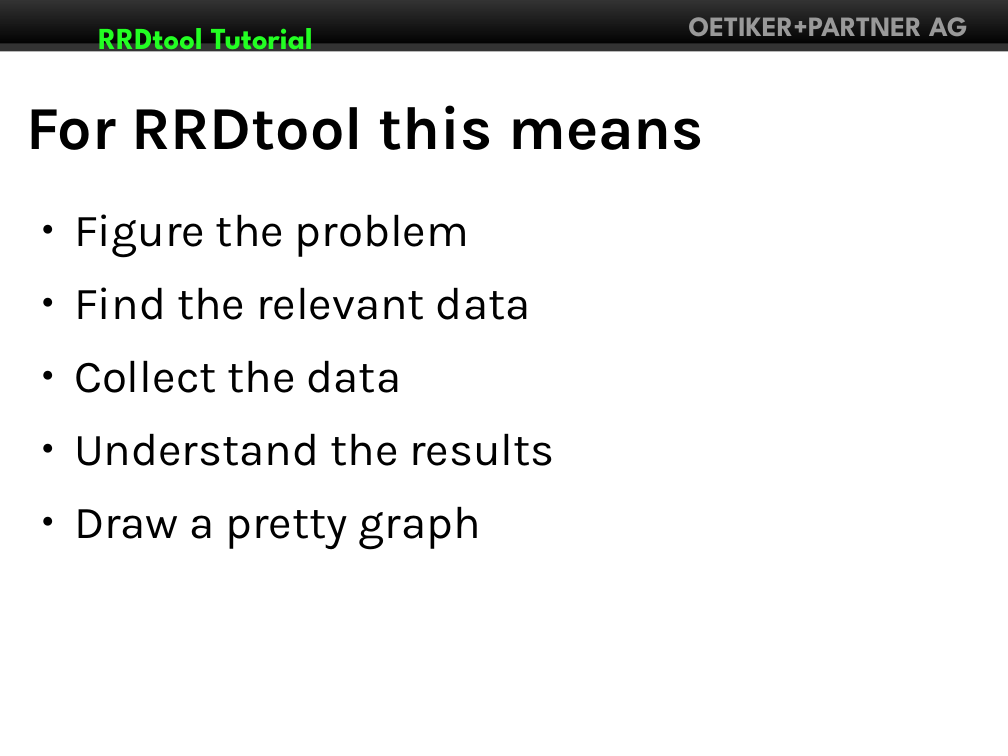
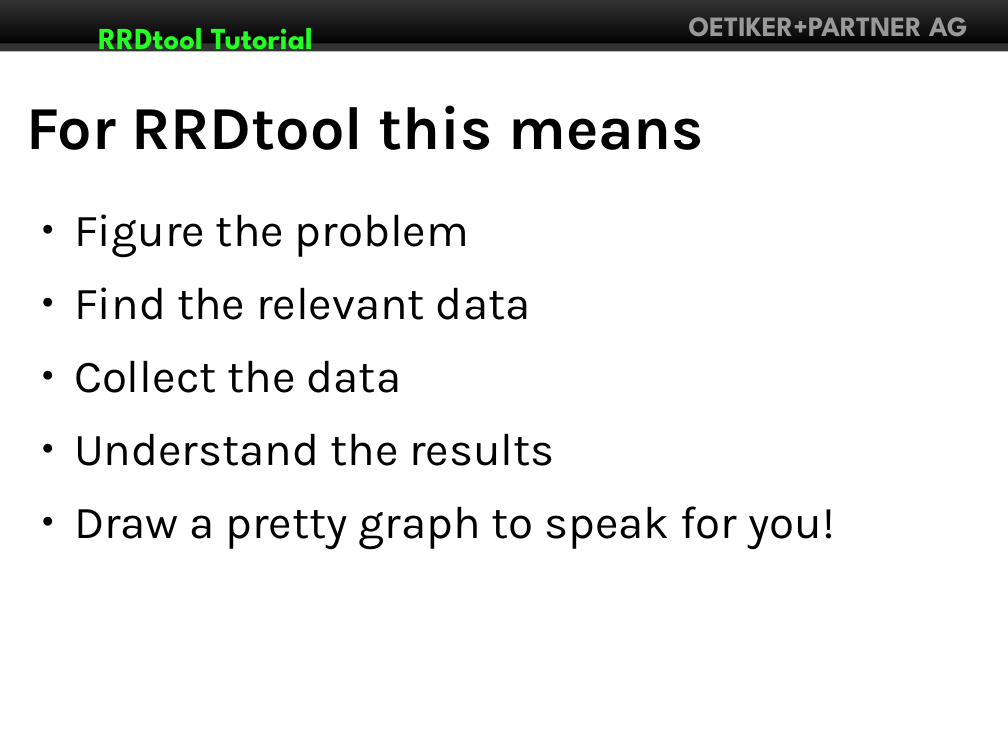
Before and after one commit to Distrotech/rrdtool, a slide deck: slide 4 of tutorial/linuxforum2007/rrdtutorial.odp. Drawn at 1008x756 pixels with LibreOffice and Linux fonts; fonts in the diff are those of the drawing. Boxes give left, top, right and bottom in pixels: in the first picture for what was removed or moved away, otherwise in the second. Text is boxed around its words. In the diff, an @@ line names an element or a change of style, - is before the commit and + after.

```diff
--- a/tutorial/linuxforum2007/rrdtutorial.odp
+++ b/tutorial/linuxforum2007/rrdtutorial.odp
@@ text at box(74, 506, 835, 549): text changed @@
-● Draw a pretty graph
+● Draw a pretty graph to speak for you!
```
Also in this commit, not shown: 5 other slides changed, 1 slide added, 1 slide removed, 2 other files.
